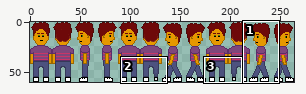
Edited in one commit: sprite sheet (art/player.png). Above, an overview of the earlier version with the close-up marked.
Close-up. The starting point:
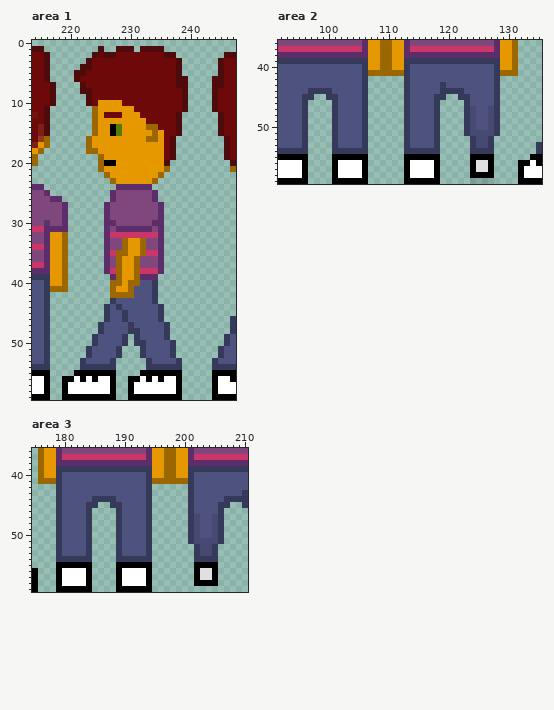
The file is 264x60 pixels. Pixels under 10% opacity are left out. Colours within 5 levels of each other are drawn and written as one. Shown: area 1: x 214..247, y 0..59; area 2: x 92..135, y 36..59; area 3: x 175..210, y 36..59.
Once edited:
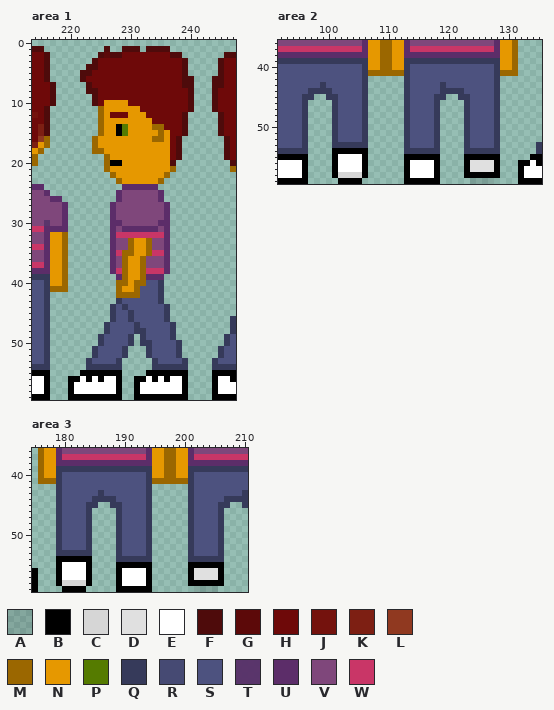
Palette (. is transparent): A #0000001f  B #000000  C #d6d6d6  D #e0e0e0  E #ffffff  F #4e0b0b  G #5c0909  H #6e0909  J #74120d  K #7d1f13  L #903920  M #9b6700  N #e69800  P #557b00  Q #363a5a  R #464a73  S #4d527f  T #583169f8  U #5c2d69  V #7f477b  W #c93667
Commit: Finaegled with the walking forward and backward
The exact change:
--- area 1
@@ x 214..247 @@
  0 ..................................
- 1 FF.........F..FFF.FFFF............
- 2 HHF.......FGFFHHHHHHHHFF........FF
- 3 HHF......FHHHHHHHHHHHHHHF......FHH
- 4 HHF.....FFHHHHHHHHHHHHHHF......FHH
- 5 HHF....FFHHHHHHHHHHHHHHHF......FHH
- 6 HHF....FHHHHHHHHHHHHHHHHFF....FFHH
- 7 HHHF....FHHHHHHHHHHHHHHHFF....FFHH
- 8 HHHF....FFHHHHHHHHHHHHHHHF....FHHH
- 9 HHHF.....FHHHHHHHHHHHHHHHF....FHHH
-10 HHHF.....FHNNNNHHHHHHHHHHF....FHHH
-11 HHF.......MNNNNNNHHHHHHHHF....FHHH
-12 JHF.......MNHHHNNNHHHHHHF......FHH
-13 HHF.......MNNNNNNNNHHHHHF......FHH
-14 HKF.......MNNBPNNNNMMHHHF......FHH
-15 HKF.......MNNBPNNNNNMNHHF......FHH
-16 HLM......MNNNNNNNNNMMNHF........FH
-17 KNM......MNNNNNNNNNNNNHF........FH
-18 NM.......MMNNNNNNNNNNNHF........FH
-19 M..........MNNNNNNNNNNHF........FH
-20 M..........MBBNNNNNNNNF..........F
-21 ...........MNNNNNNNNNNM..........M
-22 ............MNNNNNNNNM............
-23 .............MNNNNNNM.............
-24 UU............UUUUUU..............
-25 VVU..........UVVVVVVU.............
-26 VVVUU........UVVVVVVU.............
-27 VVVVVU......UVVVVVVVVU............
-28 VVVVVU......UVVVVVVVVU............
-29 VVVVVU......UVVVVVVVVU............
-30 VVTVVU......UUVVVVVVUU............
-31 WWUUUU......UVUUUUUUVU............
-32 VVUNNM......UWWWWWWWWU............
-33 VVUNNM......UVVMNNMVVU............
-34 WWUNNM......UVVMNNMVVU............
-35 VVUNNM......UWMMNNMWWU............
-36 VVUNNM......UVMNNMVVVU............
-37 WWUNNM......UVMNNMVVVU............
-38 UUUNNM......UWMNNMWWWU............
-39 QQQNNM.......UMNNMUUU.............
-40 SSQNNM.......MMNMMSSQ.............
-41 SSQMMM.......MNNMSSSQ.............
-42 SSQ..........MMMMSSSQ.............
-43 SSQ..........QSSSSSSQ.............
-44 SSQ.........QSQSSSSSSQ............
-45 SSQ.........QSSQSSSSSQ............
-46 SSQ.........QSSQSSSSSQ...........Q
-47 SSQ........QSSSSQSSSSSQ..........Q
-48 SSQ........QSSSSQQSSSSQ..........Q
-49 SSQ.......QSSSSQ.QSSSSQ.........QS
-50 SSQ.......QSSSSQ.QQSSSSQ........QS
-51 SSQ......QSSSSQ...QSSSSQ.......QSS
-52 SSQ......QSSSSQ...QSSSSQ.......QSS
-53 SSQ.....QSSSSQ.....QSSSSQ.....QSSS
-54 QQQ.....QQQQQQ.....QQQQQQ.....QQQQ
-55 BBB....BBBBBBB....BBBBBBB.....BBBB
-56 EEB..BBEBEBEEB..BBEBEBEEB.....BEEB
-57 EEB..BEEEEEEEB..BEEEEEEEB.....BEEE
-58 EEB..BEEEEEEEB..BEEEEEEEB.....BEEE
-59 BBB..BBBBBBBBB..BBBBBBBBB.....BBBB
+ 1 FF..........F..FFF.FFFF...........
+ 2 HHF........FGFFHHHHHHHHFF.......FF
+ 3 HHF.......FHHHHHHHHHHHHHHF.....FHH
+ 4 HHF......FFHHHHHHHHHHHHHHF.....FHH
+ 5 HHF.....FFHHHHHHHHHHHHHHHF.....FHH
+ 6 HHF.....FHHHHHHHHHHHHHHHHFF...FFHH
+ 7 HHHF.....FHHHHHHHHHHHHHHHFF...FFHH
+ 8 HHHF.....FFHHHHHHHHHHHHHHHF...FHHH
+ 9 HHHF......FHHHHHHHHHHHHHHHF...FHHH
+10 HHHF......FHNNNNHHHHHHHHHHF...FHHH
+11 HHF........MNNNNNNHHHHHHHHF...FHHH
+12 JHF........MNHHHNNNHHHHHHF.....FHH
+13 HHF........MNNNNNNNNHHHHHF.....FHH
+14 HKF........MNNBPNNNNMMHHHF.....FHH
+15 HKF........MNNBPNNNNNMNHHF.....FHH
+16 HLM.......MNNNNNNNNNMMNHF.......FH
+17 KNM.......MNNNNNNNNNNNNHF.......FH
+18 NM........MMNNNNNNNNNNNHF.......FH
+19 M...........MNNNNNNNNNNHF.......FH
+20 M...........MBBNNNNNNNNF.........F
+21 ............MNNNNNNNNNNM.........M
+22 .............MNNNNNNNNM...........
+23 ..............MNNNNNNM............
+24 UU.............UUUUUU.............
+25 VVU...........UVVVVVVU............
+26 VVVUU.........UVVVVVVU............
+27 VVVVVU.......UVVVVVVVVU...........
+28 VVVVVU.......UVVVVVVVVU...........
+29 VVVVVU.......UVVVVVVVVU...........
+30 VVTVVU.......UUVVVVVVUU...........
+31 WWUUUU.......UVUUUUUUVU...........
+32 VVUNNM.......UWWWWWWWWU...........
+33 VVUNNM.......UVVMNNMVVU...........
+34 WWUNNM.......UVVMNNMVVU...........
+35 VVUNNM.......UWMMNNMWWU...........
+36 VVUNNM.......UVMNNMVVVU...........
+37 WWUNNM.......UVMNNMVVVU...........
+38 UUUNNM.......UWMNNMWWWU...........
+39 QQQNNM........UMNNMUUU............
+40 SSQNNM........MMNMMSSQ............
+41 SSQMMM........MNNMSSSQ............
+42 SSQ...........MMMMSSSQ............
+43 SSQ...........QSSSSSSQ............
+44 SSQ..........QSQSSSSSSQ...........
+45 SSQ..........QSSQSSSSSQ...........
+46 SSQ..........QSSQSSSSSQ..........Q
+47 SSQ.........QSSSSQSSSSSQ.........Q
+48 SSQ.........QSSSSQQSSSSQ.........Q
+49 SSQ........QSSSSQ.QSSSSQ........QS
+50 SSQ........QSSSSQ.QQSSSSQ.......QS
+51 SSQ.......QSSSSQ...QSSSSQ......QSS
+52 SSQ.......QSSSSQ...QSSSSQ......QSS
+53 SSQ......QSSSSQ.....QSSSSQ....QSSS
+54 QQQ......QQQQQQ.....QQQQQQ....QQQQ
+55 BBB.....BBBBBBB....BBBBBBB....BBBB
+56 EEB...BBEBEBEEB..BBEBEBEEB....BEEB
+57 EEB...BEEEEEEEB..BEEEEEEEB....BEEE
+58 EEB...BEEEEEEEB..BEEEEEEEB....BEEE
+59 BBB...BBBBBBBBB..BBBBBBBBB....BBBB
--- area 2
@@ x 97..101 @@
 42 SSSSS
-43 SSSSS
+43 SSQSS
 44 QQQQS
@@ x 92..135 @@
 46 SSSSQ....QSSSSQ......QSSSSQ....QSSSSQ.......
-47 SSSSQ....QSSSSQ......QSSSSQ....QRSSRQ.......
-48 SSSSQ....QSSSSQ......QSSSSQ....QRSSRQ.......
-49 SSSSQ....QSSSSQ......QSSSSQ....QRSSRQ.......
-50 SSSSQ....QSSSSQ......QSSSSQ....QRSSRQ.......
-51 SSSSQ....QSSSSQ......QSSSSQ....QRRRRQ.......
-52 SSSSQ....QSSSSQ......QSSSSQ.....QRRQ........
-53 SSSSQ....QSSSSQ......QSSSSQ.....QRRQ.......Q
-54 QQQQQ....QQQQQQ......QQQQQQ.....QQQQ.......Q
-55 BBBBB....BBBBBB......BBBBBB.....BBBB......BB
-56 EEEEB....BEEEEB......BEEEEB.....BDDB....BBEB
-57 EEEEB....BEEEEB......BEEEEB.....BDDB....BEEE
-58 EEEEB....BEEEEB......BEEEEB.....BBBB....BEEE
-59 BBBBB....BBBBBB......BBBBBB.....AAAA....BBBB
+47 SSSSQ....QSSSSQ......QSSSSQ....QSSSSQ.......
+48 SSSSQ....QSSSSQ......QSSSSQ....QSSSSQ.......
+49 SSSSQ....QSSSSQ......QSSSSQ....QSSSSQ.......
+50 SSSSQ....QSSSSQ......QSSSSQ....QSSSSQ.......
+51 SSSSQ....QSSSSQ......QSSSSQ....QSSSSQ.......
+52 SSSSQ....QSSSSQ......QSSSSQ....QSSSSQ.......
+53 SSSSQ....QQQQQQ......QSSSSQ....QSSSSQ......Q
+54 QQQQQ....BBBBBB......QQQQQQ....QQQQQQ......Q
+55 BBBBB....BEEEEB......BBBBBB....BBBBBB.....BB
+56 EEEEB....BEEEEB......BEEEEB....BDDDDB...BBEB
+57 EEEEB....BEEEEB......BEEEEB....BDDDDB...BEEE
+58 EEEEB....BCCCCB......BEEEEB....BBBBBB...BEEE
+59 BBBBB.....BBBB.......BBBBBB.....AAAA....BBBB
--- area 3
@@ x 184..188 @@
 42 SSSSS
-43 SSSSS
+43 SSQSS
 44 SQQQQ
@@ x 175..210 @@
 46 ....QSSSSQ....QSSSSQ......QSSSSQ....
-47 ....QSSSSQ....QSSSSQ......QRSSRQ....
-48 ....QSSSSQ....QSSSSQ......QRSSRQ....
-49 ....QSSSSQ....QSSSSQ......QRSSRQ....
-50 ....QSSSSQ....QSSSSQ......QRSSRQ....
-51 ....QSSSSQ....QSSSSQ......QRRRRQ....
-52 ....QSSSSQ....QSSSSQ.......QRRQ.....
-53 ....QSSSSQ....QSSSSQ.......QRRQ.....
-54 ....QQQQQQ....QQQQQQ.......QQQQ.....
-55 ....BBBBBB....BBBBBB.......BBBB.....
-56 B...BEEEEB....BEEEEB.......BDDB.....
-57 B...BEEEEB....BEEEEB.......BDDB.....
-58 B...BEEEEB....BEEEEB.......BBBB.....
-59 B...BBBBBB....BBBBBB................
+47 ....QSSSSQ....QSSSSQ......QSSSSQ....
+48 ....QSSSSQ....QSSSSQ......QSSSSQ....
+49 ....QSSSSQ....QSSSSQ......QSSSSQ....
+50 ....QSSSSQ....QSSSSQ......QSSSSQ....
+51 ....QSSSSQ....QSSSSQ......QSSSSQ....
+52 ....QSSSSQ....QSSSSQ......QSSSSQ....
+53 ....QQQQQQ....QSSSSQ......QSSSSQ....
+54 ....BBBBBB....QQQQQQ......QQQQQQ....
+55 ....BEEEEB....BBBBBB......BBBBBB....
+56 B...BEEEEB....BEEEEB......BDDDDB....
+57 B...BEEEEB....BEEEEB......BDDDDB....
+58 B...BCCCCB....BEEEEB......BBBBBB....
+59 B....BBBB.....BBBBBB.......AAAA.....
Where, in picture pixels (left, top, right, bottom), the same in both close-ups:
changed: (62, 46, 194, 400)
changed: (320, 82, 326, 88)
changed: (464, 106, 500, 178)
changed: (332, 142, 368, 184)
changed: (98, 490, 104, 496)
changed: (188, 514, 224, 592)
changed: (56, 550, 92, 592)
